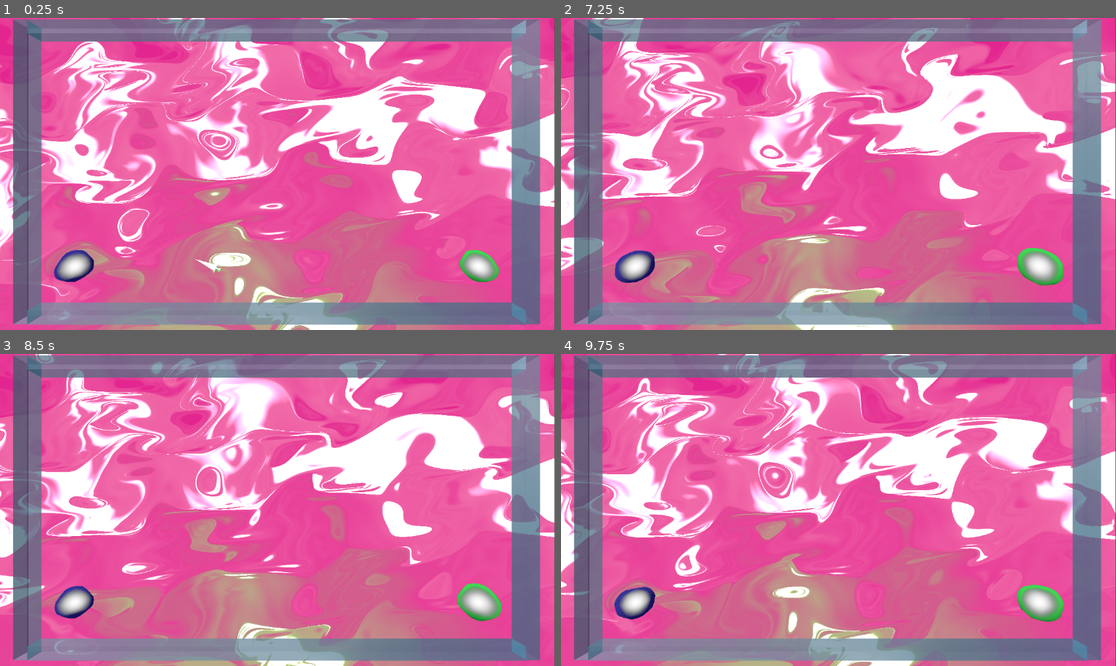
Above: before the commit, frames 1-4 (two rows, left to right).
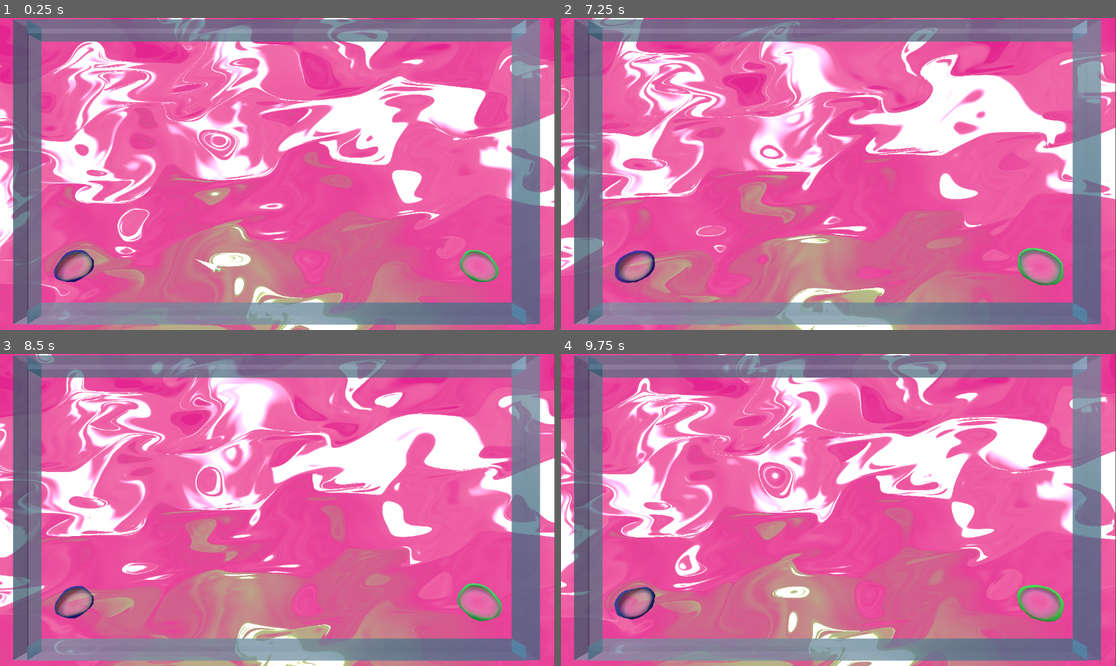
Above: after the commit, the same moments.

Repository: Ultimo-Momento-Responsable/GGJ2025
Game: Godot game, scene res://scenes/viewport.tscn
The game is run twice, just before and just after one commit, with the same random seed, the same clock (stepped at 60 frames per second) and the same inputs.
Inputs:
- Up to frame 1 (0.25 s): no input
- Up to frame 2 (7.25 s): no input
- Up to frame 3 (8.5 s): no input
- Up to frame 4 (9.75 s): no input

The runs differ from the first frame. In frame 1, 0.9% of the frame differs, in the area x 10-90%, y 74-85%; in frame 2, 1.1%, in the area x 10-91%, y 74-86%; in frame 3, 1.1%; in frame 4, 1.1%.

Commit message:
update bubble material

Diff:
--- a/scenes/game_objects/bubble.tscn
+++ b/scenes/game_objects/bubble.tscn
@@ -4,9 +4,20 @@
 [ext_resource type="Shader" path="res://scenes/game_objects/bubble.gdshader" id="2_noukl"]
 
 [sub_resource type="StandardMaterial3D" id="StandardMaterial3D_lj0sk"]
+transparency = 1
 blend_mode = 4
-diffuse_mode = 3
-albedo_color = Color(0.537, 0.78, 1, 0.805)
+cull_mode = 1
+albedo_color = Color(0.537, 0.78, 1, 0.1)
+metallic = 1.0
+metallic_texture_channel = 4
+roughness = 0.55
+roughness_texture_channel = 4
+rim_enabled = true
+rim_tint = 1.0
+clearcoat_enabled = true
+ao_light_affect = 1.0
+ao_texture_channel = 4
+subsurf_scatter_strength = 1.0
 refraction_scale = 1.0
 detail_enabled = true
 detail_blend_mode = 1
@@ -19,9 +30,9 @@
 shader_parameter/fuwafuwa_speed = 3.0
 shader_parameter/fuwafuwa_size = 0.1
 shader_parameter/outline_color = Color(0.25, 1, 0.35, 1)
-shader_parameter/outline_ratio = 2.0
-shader_parameter/noise_speed = 1.0
-shader_parameter/noise_scale = 0.0
+shader_parameter/outline_ratio = 1.5
+shader_parameter/noise_speed = 0.6
+shader_parameter/noise_scale = 0.2
 
 [sub_resource type="SphereMesh" id="SphereMesh_4bwjl"]
 resource_local_to_scene = true
--- a/scenes/game_objects/limits.gdshader
+++ /dev/null
@@ -1,29 +0,0 @@
-shader_type canvas_item;
-
-// mipmap is neaded for textureLod
-uniform sampler2D screen_texture: hint_screen_texture, repeat_disable, filter_nearest_mipmap;
-// works better as a normal with warping
-uniform sampler2D warp_texture: repeat_enable;
-
-uniform float intensity: hint_range(0.0, 0.3) = 0.01;
-uniform vec4 tint_color: source_color = vec4(0.0, 0.0, 0.0, 1.0);
-uniform float tint_amount: hint_range(0.0, 1.0) = 0.4;
-
-void fragment() {
-    // get our normal warp
-    vec2 warp = texture(warp_texture, UV).xy - 0.5;
-    // sample based on warp and intensity and blur based on intensity
-    vec4 screen = textureLod(screen_texture, UV + warp * intensity, intensity * 4.0);
-    // tint our image
-    screen = mix(screen, tint_color, tint_amount);
-    // get a random-ish value for some speckle noise
-    float noise = fract(sin(dot(UV, vec2(12.9898, 78.233))) * 43758.5453);
-    // light diffusion for glass shape highlights
-    float diff = max(dot(warp, normalize(vec2(1.0, 1.0))), 0.0);
-    // apply diffusion based on intensity
-    screen += diff * intensity;
-    // apply speckle noise based on intensity
-    screen += noise * intensity;
-    // yarp
-    COLOR = screen;
-}
